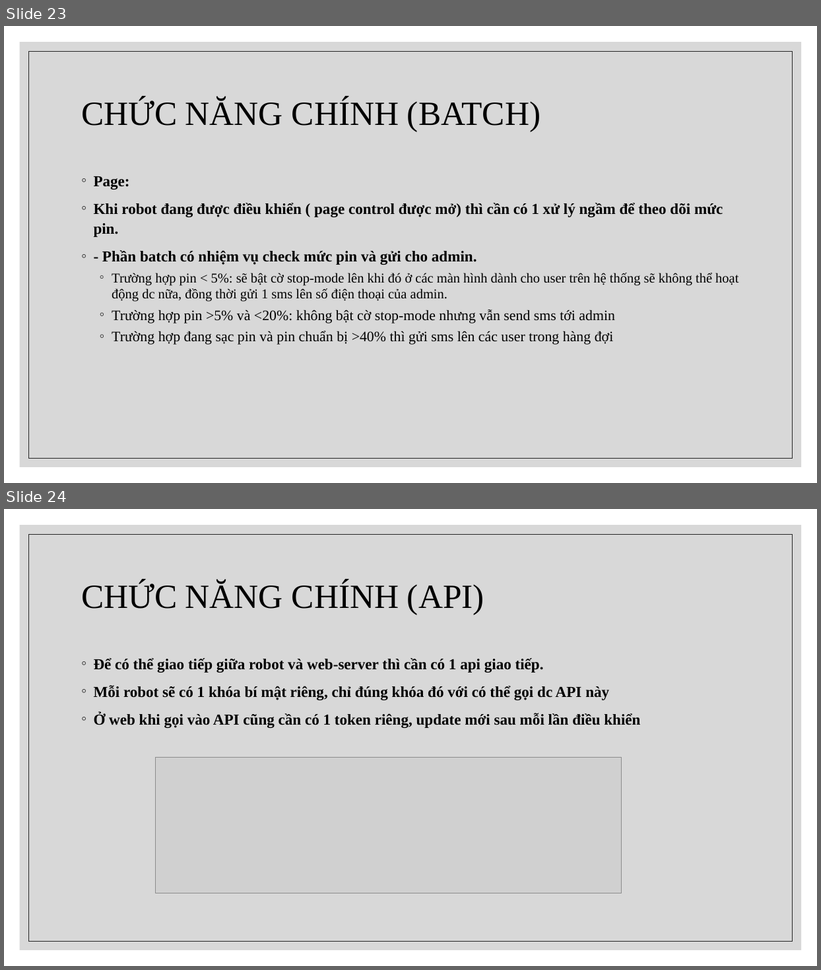
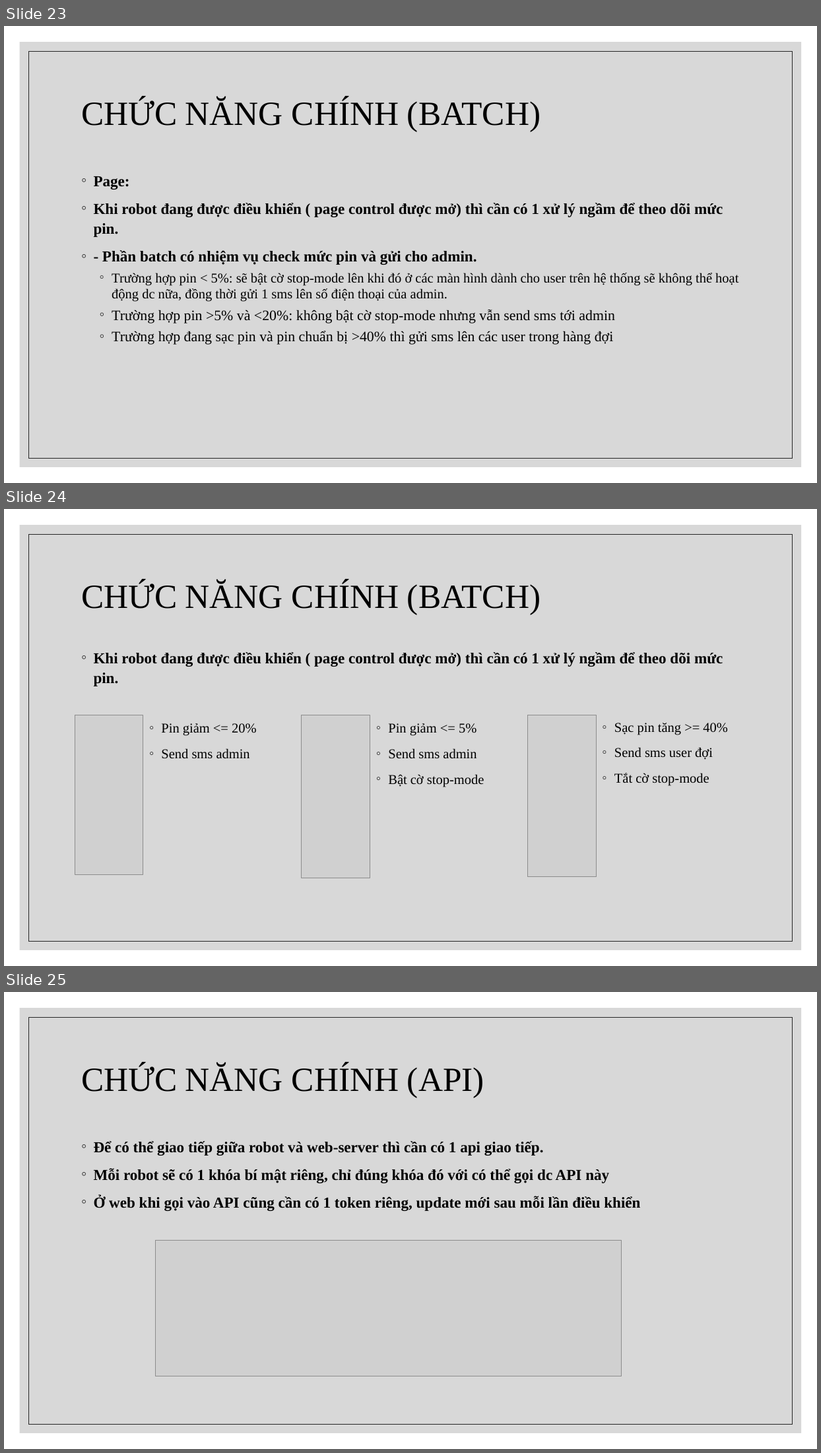
Before and after one commit to chet7h/restart_computer, a slide deck: Restart Computer.pptx. Shown one above the other, each under a label of ours: slides 23 and 24 before the commit, slides 23, 24 and 25 after it. The pictures are 821x970 and 821x1453 pixels, drawn with LibreOffice and Linux fonts; fonts in the diff are those of the drawing; grey boxes stand for pictures. Boxes give left, top, right and bottom in pixels: in the first picture for what was removed or moved away, otherwise in the second. Text is boxed around its words. In the diff, an @@ line names an element or a change of style, - is before the commit and + after.

Commit message:
Update slide

```diff
--- a/Restart Computer.pptx
+++ b/Restart Computer.pptx
@@ slide 24 added at (x1=4, y1=509, x2=817, y2=966), background #FFFFFF; not listed: 2 template elements that a slide beside it also shows @@
@@ title added at (x1=81, y1=582, x2=541, y2=615), 40 pt, text #000000 @@
+CHỨC NĂNG CHÍNH (BATCH)
@@ text added at (x1=94, y1=652, x2=723, y2=687), 18 pt, text #000000, bold @@
+◦ Khi robot đang được điều khiển ( page control được mở) thì cần có 1 xử lý ngầm để theo dõi mức pin.
@@ picture added at (x1=75, y1=715, x2=143, y2=875) @@
@@ text added at (x1=161, y1=723, x2=257, y2=758), 16 pt, text #000000 @@
+◦ Pin giảm <= 20%
+◦ Send sms admin
@@ picture added at (x1=302, y1=715, x2=370, y2=879) @@
@@ text added at (x1=388, y1=723, x2=484, y2=788), 16 pt, text #000000 @@
+◦ Pin giảm <= 5%
+◦ Send sms admin
+◦ Bật cờ stop-mode
@@ picture added at (x1=528, y1=715, x2=597, y2=877) @@
@@ text added at (x1=614, y1=723, x2=728, y2=786), 16 pt, text #000000 @@
+◦ Sạc pin tăng >= 40%
+◦ Send sms user đợi
+◦ Tắt cờ stop-mode
@@ what was slide 24 is now slide 25 @@
```
